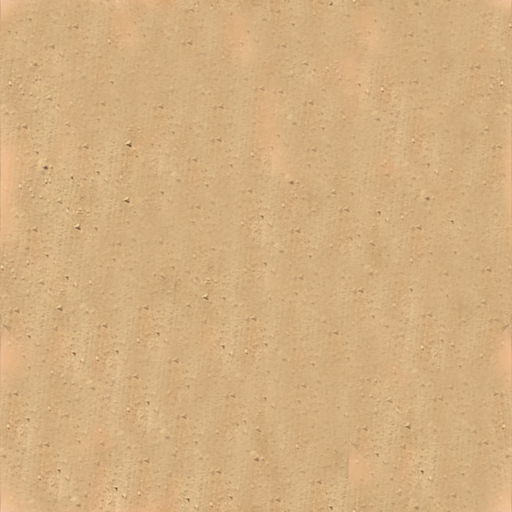
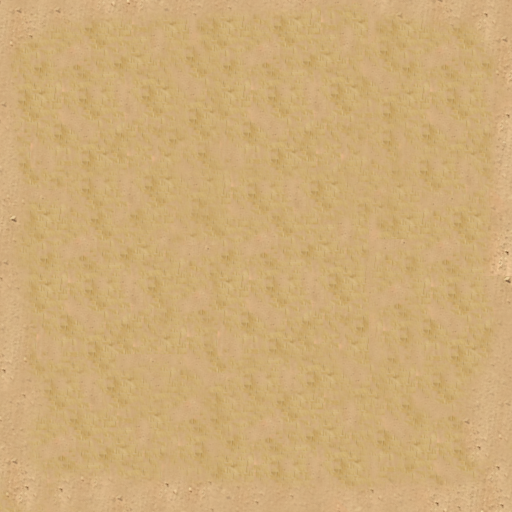
Revision of a layered (512, 512) image; what changed, layer by layer:
added layer "Layer copy #1" above "Layer copy" over (0, 0, 512, 512)
